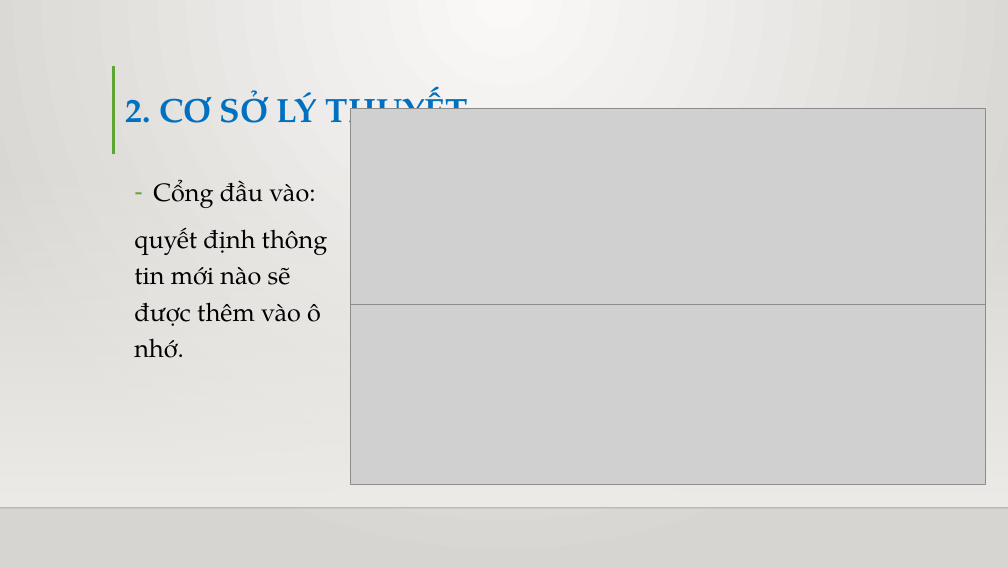
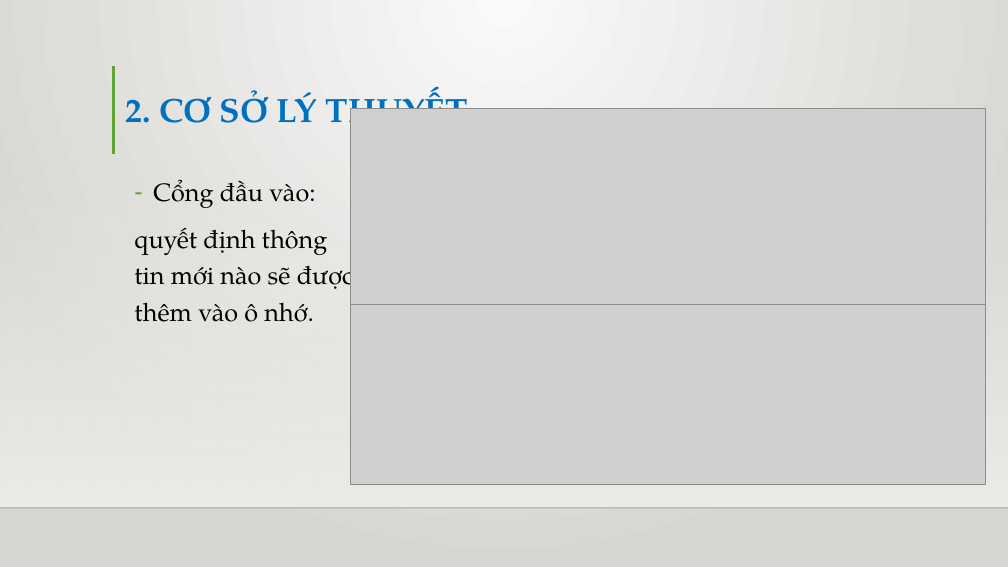
Before and after one commit to truyenda20ttb/cn-da20ttb-lethanhtruyen-lstm-python, a slide deck: slide 19 of thesis/abs/BÁO CÁO ĐỒ ÁN CHUYÊN NGÀNH.pptx. Drawn at 1008x567 pixels with LibreOffice and Linux fonts; fonts in the diff are those of the drawing; grey boxes stand for pictures; background and template pictures are left out. Boxes give left, top, right and bottom in pixels: in the first picture for what was removed or moved away, otherwise in the second. Text is boxed around its words. In the diff, an @@ line names an element or a change of style, - is before the commit and + after.

```diff
--- a/thesis/abs/BÁO CÁO ĐỒ ÁN CHUYÊN NGÀNH.pptx
+++ b/thesis/abs/BÁO CÁO ĐỒ ÁN CHUYÊN NGÀNH.pptx
@@ text "Cổng đầu vào:" rewrapped from <box>134,180,328,358</box> to <box>134,180,353,322</box> @@
```
Also in this commit, not shown: 16 other slides changed, 2 slides added, 2 slides removed.
